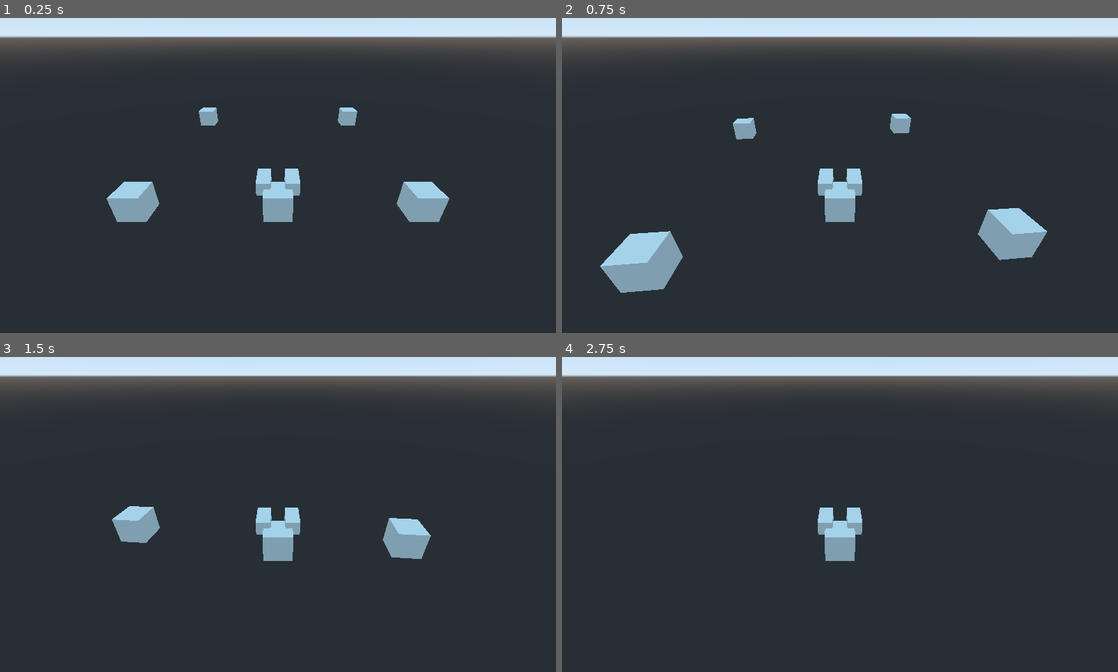
Above: before the commit, frames 1-4 (two rows, left to right).
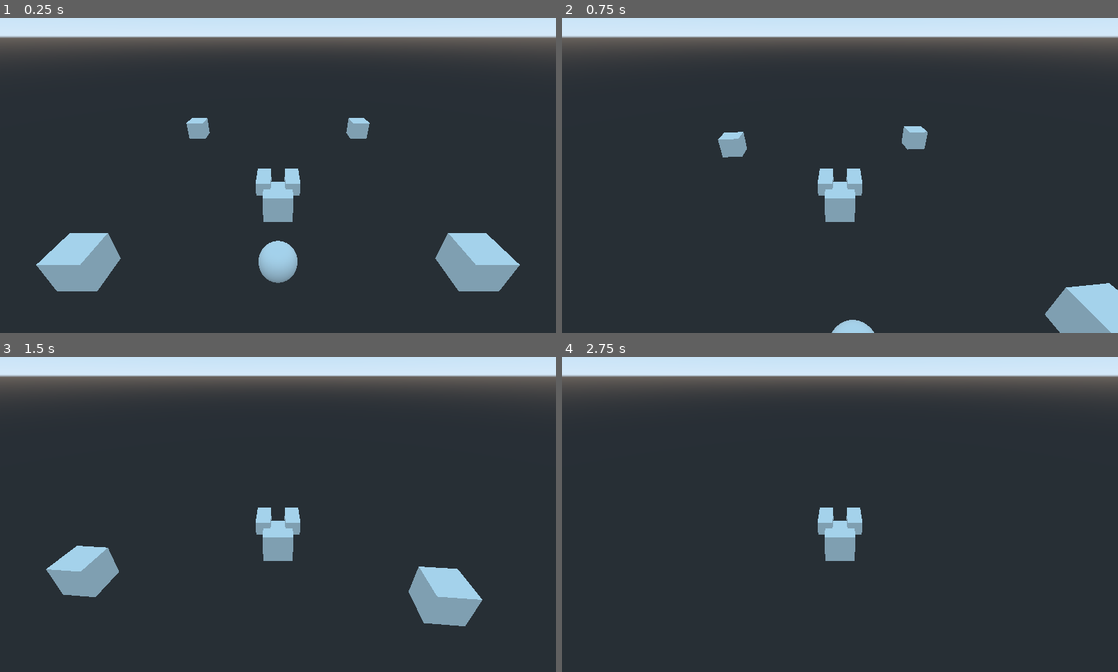
Above: after the commit, the same moments.

Repository: ozqf/zqf_godot_test
Game: Godot game, scene res://prefabs3d/scene_game_3d.tscn
Two runs of this game, one before a commit and one after it. Both use one fixed random seed, a clock stepped at 60 frames per second and the inputs below.
Inputs (mouse positions are in pixels of both pictures, inside the frame that each line leads up to):
- Up to frame 1 (0.25 s): no input
- Up to frame 2 (0.75 s): tap Enter at 0.5 s; move the mouse to (867, 169) at 0.52 s; press the mouse at (867, 169) at 0.53 s; hold W (move_forward) from 0.53 s (still down)
- Up to frame 3 (1.5 s): keep holding W (move_forward); move the mouse to (250, 511) at 1.27 s; release the mouse at (250, 511) at 1.28 s; click (250, 511) at 1.35 s
- Up to frame 4 (2.75 s): keep holding W (move_forward); move the mouse to (851, 505) at 2.02 s; press the mouse at (851, 505) at 2.03 s

The runs differ from the first frame. In frame 1, 7.4% of the frame differs, in the area x 6-94%, y 28-87%; in frame 2, 6.4%; in frame 3, 5.0%; in frame 4, nothing differs.

Commit message:
Loading world from asci... sllooooooowly

Diff:
--- a/prefabs3d/scene_game_3d.tscn
+++ b/prefabs3d/scene_game_3d.tscn
@@ -1,15 +1,19 @@
-[gd_scene load_steps=5 format=2]
+[gd_scene load_steps=6 format=2]
 
 [ext_resource path="res://prefabs/HUD.tscn" type="PackedScene" id=1]
 [ext_resource path="res://prefabs3d/ent_actor_3d.tscn" type="PackedScene" id=2]
 [ext_resource path="res://prefabs3d/ent_tile_3d.tscn" type="PackedScene" id=3]
 [ext_resource path="res://prefabs3d/ent_proc_gen_world.tscn" type="PackedScene" id=4]
 
+[sub_resource type="SphereMesh" id=1]
+
 [node name="scene" type="Spatial"]
+transform = Transform( 1, 0, 0, 0, 1, 0, 0, 0, 1, -0.0314388, -0.0580864, 0.00491905 )
 
 [node name="HUD" parent="." instance=ExtResource( 1 )]
 
 [node name="ent_actor_3d" parent="." instance=ExtResource( 2 )]
+transform = Transform( 1, 0, 0, 0, 1, 0, 0, 0, 1, 0, 0, -5 )
 
 [node name="Camera" type="Camera" parent="ent_actor_3d"]
 transform = Transform( 1, 0, 0, 0, 0.866025, 0.5, 0, -0.5, 0.866025, 0, 10, 13 )
@@ -29,3 +33,7 @@
 transform = Transform( 1, 0, 0, 0, 1, 0, 0, 0, 1, -10, 0, -20 )
 
 [node name="proc_gen_world" parent="." instance=ExtResource( 4 )]
+
+[node name="Position3D" type="MeshInstance" parent="."]
+mesh = SubResource( 1 )
+material/0 = null
--- a/scripts/3d/actor_motor_3d.gd
+++ b/scripts/3d/actor_motor_3d.gd
@@ -20,10 +20,10 @@
 	print("Player 3D ready")
 	Input.set_mouse_mode(Input.MOUSE_MODE_CAPTURED)
 
-func _process(_delta: float):
-	if Input.is_action_pressed("attack_1"):
-		print("Attack!")
-	pass
+# func _process(_delta: float):
+# 	if Input.is_action_pressed("attack_1"):
+# 		print("Attack!")
+	# pass
 
 func process_input(_delta: float):
 	pass
--- a/scripts/3d/proc_gen_world.gd
+++ b/scripts/3d/proc_gen_world.gd
@@ -1,6 +1,4 @@
 extends Spatial
-
-var tile_t = preload("res://prefabs3d/ent_tile_3d.tscn")
 
 var asci:String = """########################################x  ......###############
 ######################################     ......###############
@@ -36,23 +34,74 @@
 ######################   #######################################
 """
 
+var tile_t = preload("res://prefabs3d/ent_tile_3d.tscn")
+var _initTimer:float = 1
+var _initialised:bool = false
+
 func load_from_text(_txt: String):
 	var _l: int = _txt.length()
 	print("Make map from length: " + str(_l) + " chars")
+	var width: int = 0
+	var height: int = 0
+	# Scan for map width
 	for i in range(0, _l):
 		var _c = _txt[i]
+		if _c == '\r':
+			print("Line end on return at index " + str(i))
+			width = i
+			break
 		if _c == '\n':
+			print("Line end on new line at index " + str(i))
+			width = i
 			break
-		print(str(i) + ": "  + _c)
+	height = _l / width
+	# check for an empty line at the end of the string:
+	if _txt[_l - 1] == '\n':
+		height -= 1
 
-# Called when the node enters the scene tree for the first time.
-func _ready():
+	print("Grid size: " + str(width) + ", " + str(height))
+	# Load
+	var tileScale: float = 2
+	var positionStep: int = 4
+	var x: int = 0
+	var y: int = 0
+	var z: int = 0
+	for i in range(0, _l):
+		var _c = _txt[i]
+		if _c == '\r':
+			continue
+		if _c == '\n':
+			# new row
+			x = 0
+			z += positionStep
+			continue
+		if _c == '#':
+			spawn_block(x, y, z, tileScale)
+		# next column
+		x += positionStep
+	print("Grid spawn complete")
+
+
+func spawn_block(x: float, y: float, z: float, scale: float):
+	var _pos: Vector3 = Vector3(x, y, z)
 	var tile = tile_t.instance()
-	var _pos: Vector3 = Vector3()
-	_pos.z = -20
+	add_child(tile)
 	tile.transform.origin = _pos
-	print("Spawn tile " + str(tile) + " at " + str(_pos))
-	load_from_text(asci)
+	tile.scale = Vector3(scale, scale, scale)
 
-func _process(_delta):
+func _notification(what):
+	if what == NOTIFICATION_PREDELETE:
+		# destructor logic
+		print("Proc gen destructor")
+		pass
+
+#func _ready():
+	#load_from_text(asci)
+
+func _process(_delta:float):
+	if _initialised == false:
+		_initTimer -= _delta
+		if _initTimer < 0:
+			_initialised = true
+			load_from_text(asci)
 	pass
